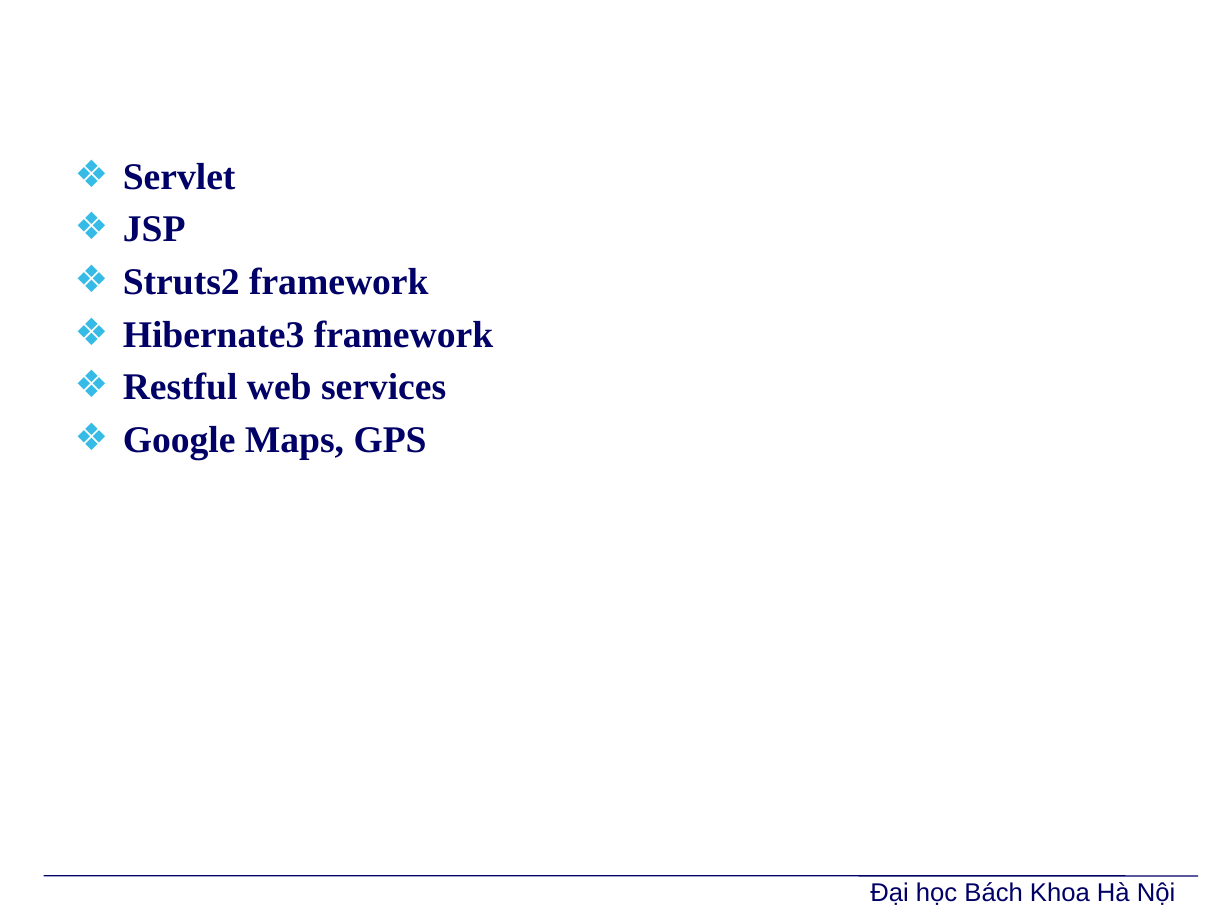
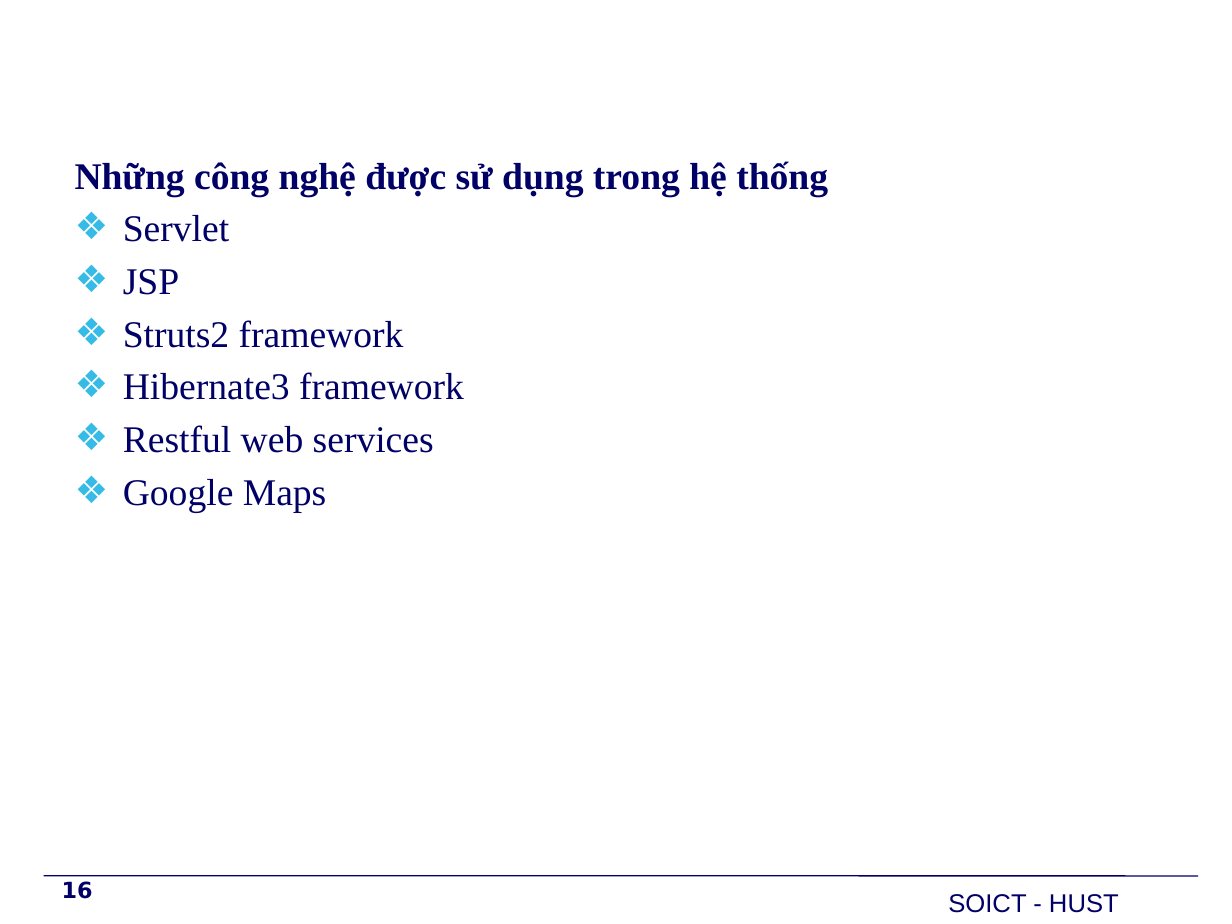
Before and after one commit to PhoenixNguyen/Graduate_Project, a slide deck: slide 16 of Report/BaoVe/TrinhDien/Slide.pptx (slide 25 before the commit). Drawn at 1232x924 pixels with LibreOffice and Linux fonts; fonts in the diff are those of the drawing; background and template pictures are left out. Boxes give left, top, right and bottom in pixels: in the first picture for what was removed or moved away, otherwise in the second. Text is boxed around its words. In the diff, an @@ line names an element or a change of style, - is before the commit and + after.

```diff
--- a/Report/BaoVe/TrinhDien/Slide.pptx
+++ b/Report/BaoVe/TrinhDien/Slide.pptx
@@ text at (75, 161, 828, 197): paragraph added @@
+Những công nghệ được sử dụng trong hệ thống
@@ text at (123, 215, 464, 453): bold off in "Servlet", "JSP", "Struts2 framework", "Hibernate3 framework" and 1 more places @@
@@ text at (123, 479, 327, 513): text changed; bold off @@
-❖ Google Maps, GPS
+❖ Google Maps
@@ page number added at (62, 881, 93, 899), 13 pt, text #000066, bold @@
+16
@@ text removed at (870, 882, 1175, 905) @@
-Đại học Bách Khoa Hà Nội
@@ text added at (948, 894, 1119, 913), 15 pt, text #000066 @@
+SOICT - HUST
```
Also in this commit, not shown: 25 other slides changed, 4 slides added, 11 slides removed, 4 other files.
